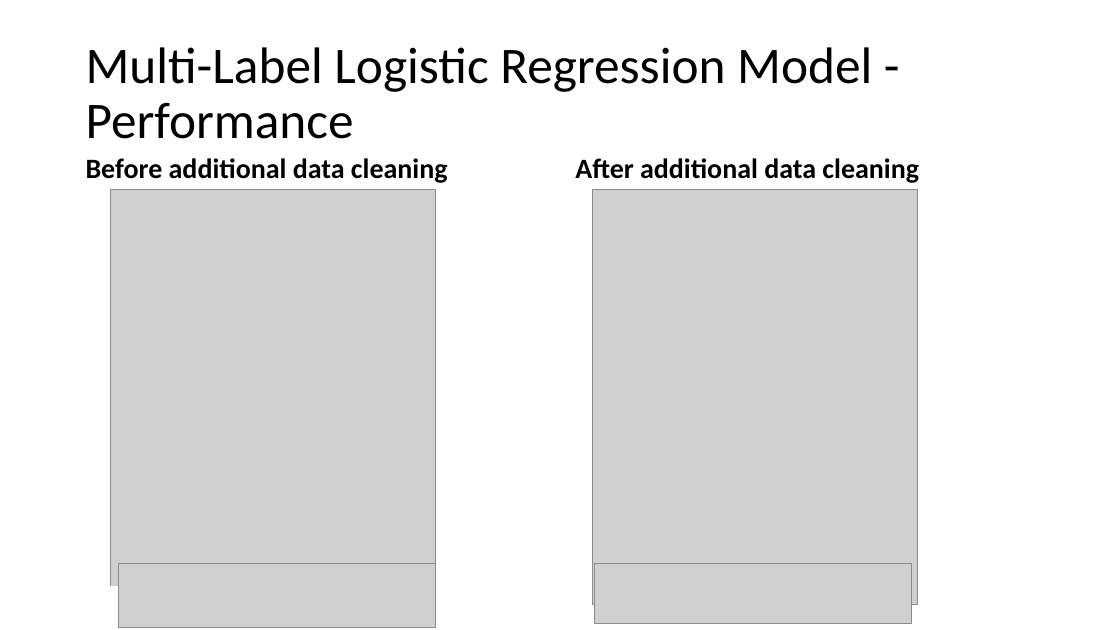
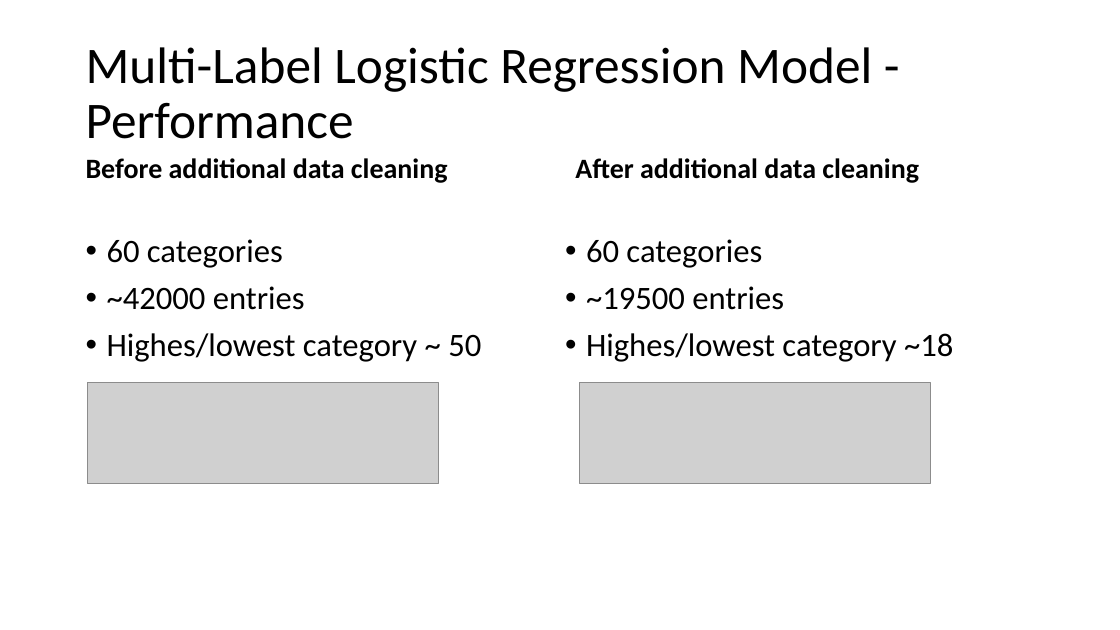
Before and after one commit to MatthiasRemta/NLP_Project, a slide deck: slide 7 of Presentations/session6.pptx (slide 6 before the commit). Drawn at 1120x630 pixels with LibreOffice and Linux fonts; fonts in the diff are those of the drawing; grey boxes stand for pictures; background and template pictures are left out. Boxes give left, top, right and bottom in pixels: in the first picture for what was removed or moved away, otherwise in the second. Text is boxed around its words. In the diff, an @@ line names an element or a change of style, - is before the commit and + after.

Commit message:
added some slides to pptx

```diff
--- a/Presentations/session6.pptx
+++ b/Presentations/session6.pptx
@@ picture removed at [111,189,436,607] @@
@@ picture removed at [592,189,918,605] @@
@@ text added at [107,239,481,362], 28 pt, text #000000 @@
+• 60 categories
+• ~42000 entries
+• Highes/lowest category ~ 50
@@ text added at [586,239,953,362], 28 pt, text #000000 @@
+• 60 categories
+• ~19500 entries
+• Highes/lowest category ~18
@@ picture added at [87,382,439,484] @@
@@ picture added at [580,382,931,484] @@
@@ picture removed at [118,564,435,628] @@
@@ picture removed at [595,563,912,623] @@
@@ rectangle removed at [111,586,436,629] @@
```
Also in this commit, not shown: 2 other slides changed, 1 slide added, 1 slide removed, 1 other file.
